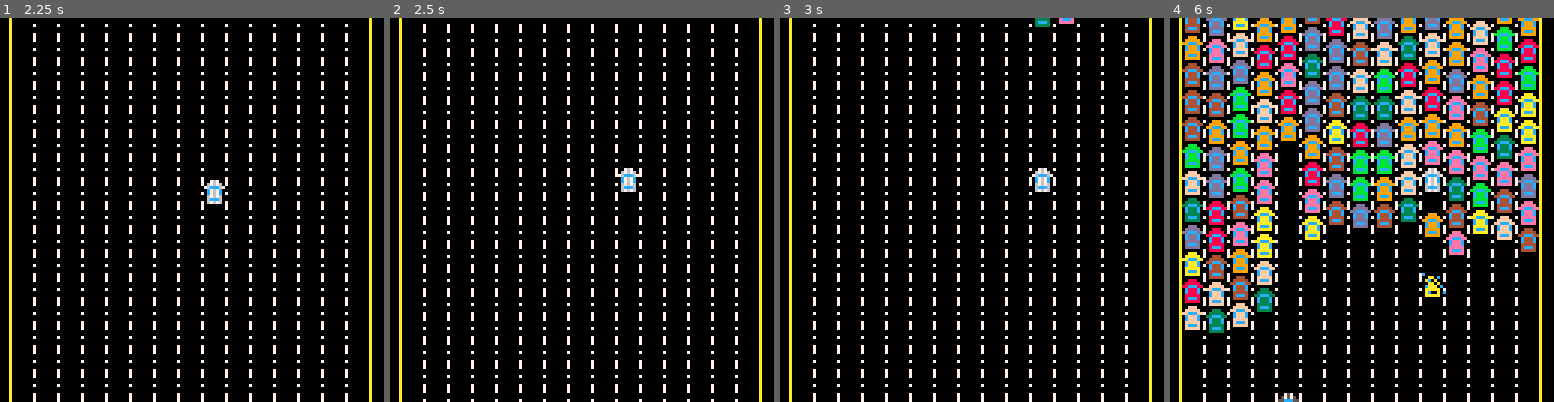
Above: before the commit, frames 1-4 (left to right).
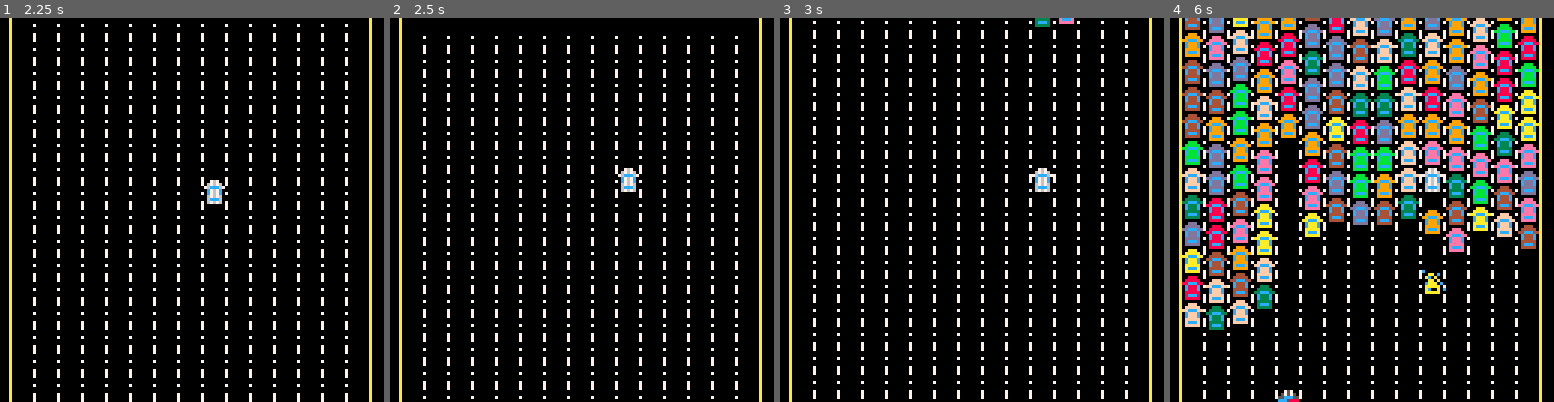
Above: after the commit, the same moments.

Repository: jcwilk/traffic_world
Game: PICO-8 cartridge traffic_world.p8
Two runs of this game, one before a commit and one after it. Both use one fixed random seed, a clock stepped at 60 frames per second and the inputs below.
Inputs:
- Up to frame 1 (2.25 s): hold Right 1.6-2.1 s
- Up to frame 2 (2.5 s): hold Right from 2.47 s (still down)
- Up to frame 3 (3 s): keep holding Right
- Up to frame 4 (6 s): release Right at 3.03 s; hold Left 3.08-3.58 s; hold Right 4.02-4.68 s; hold Left 5.08-5.68 s

Frame 1 is identical in both runs. In frame 2, 5.6% of the frame differs, in the area x 8-91%, y 1-100%; in frame 3, 5.5%; in frame 4, 28%, in the area x 3-97%, y 0-100%.

Commit message:
Switch to manual camera management to fix jitter

Diff:
--- a/main.lua
+++ b/main.lua
@@ -21,7 +21,7 @@
 
 function update_camera_y(new_y)
   camera_y = new_y
-  camera(0,new_y)
+  --camera(0,new_y)
 end
 
 make_car = (function()
@@ -32,7 +32,7 @@
         pal(k,v)
       end
     end
-    spr(car.sprite_id,x,y)
+    spr(car.sprite_id,x,y-camera_y)
   end
 
   local function update_car(car)
@@ -209,11 +209,11 @@
   cls()
   for roadx=0,13 do
     for roady=-1,16 do
-      spr(5,roadx*8+4,camera_y-camera_y%8+roady*8+ground_offset)
+      spr(5,roadx*8+4,-camera_y%8+roady*8+ground_offset)
     end
   end
   for lane in all(lanes) do lane:draw() end
-  line(3,camera_y,3,camera_y+127,10)
-  line(123,camera_y,123,camera_y+127,10)
+  line(3,0,3,127,10)
+  line(123,0,123,127,10)
 end
 -- END LIB
--- a/traffic_world.p8
+++ b/traffic_world.p8
@@ -314,7 +314,7 @@
 
 function update_camera_y(new_y)
  camera_y = new_y
- camera(0,new_y)
+ --camera(0,new_y)
 end
 
 make_car = (function()
@@ -325,7 +325,7 @@
     pal(k,v)
    end
   end
-  spr(car.sprite_id,x,y)
+  spr(car.sprite_id,x,y-camera_y)
  end
 
  local function update_car(car)
@@ -502,12 +502,12 @@
  cls()
  for roadx=0,13 do
   for roady=-1,16 do
-   spr(5,roadx*8+4,camera_y-camera_y%8+roady*8+ground_offset)
+   spr(5,roadx*8+4,-camera_y%8+roady*8+ground_offset)
   end
  end
  for lane in all(lanes) do lane:draw() end
- line(3,camera_y,3,camera_y+127,10)
- line(123,camera_y,123,camera_y+127,10)
+ line(3,0,3,127,10)
+ line(123,0,123,127,10)
 end
 -- end ext
 __gfx__
